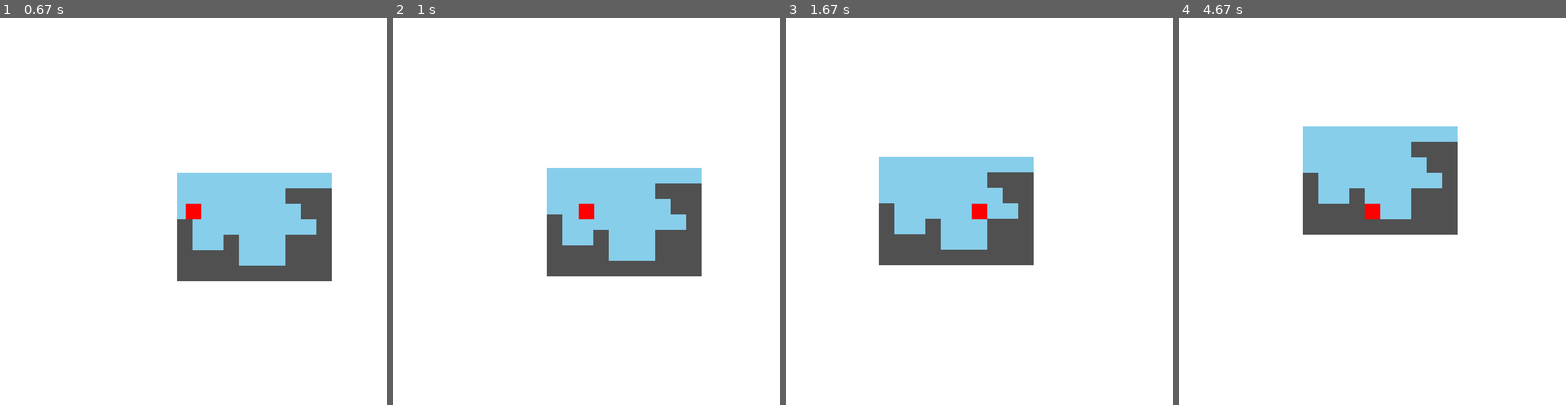
Above: before the commit, frames 1-4 (left to right).
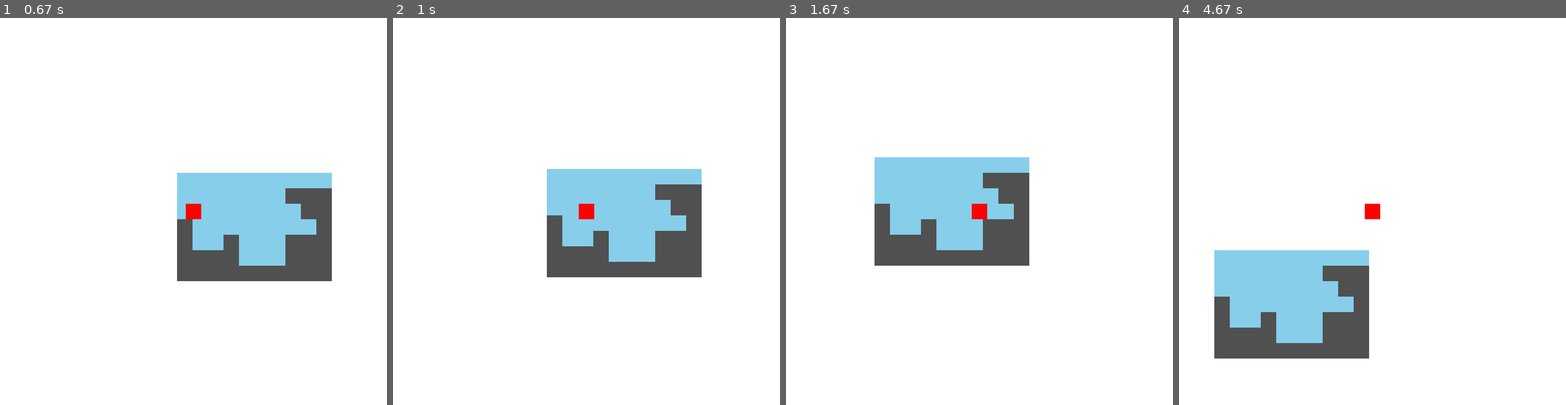
Above: after the commit, the same moments.

Repository: hchap1/pygame_tilemap_engine
Game: pygame game, started from platformer.py
The game is run twice, just before and just after one commit, with the same random seed, the same clock (stepped at 60 frames per second) and the same inputs.
Inputs:
- Up to frame 1 (0.67 s): hold D from 0.33 s (still down)
- Up to frame 2 (1 s): release D at 0.8 s; hold D from 0.83 s (still down)
- Up to frame 3 (1.67 s): release D at 1.3 s; hold A from 1.33 s (still down)
- Up to frame 4 (4.67 s): release A at 1.87 s; hold A 1.9-2.3 s; hold D 2.33-2.97 s; tap Space at 3, 3.4, 3.7, 3.9, 4.2, 4.4 s; hold A 3.33-3.8 s; hold D 3.83-4.3 s; hold A from 4.33 s (still down)

Frame 1 is identical in both runs. In frame 2, 0.3% of the frame differs, in the area x 39-80%, y 38-67%; in frame 3, 1.2%; in frame 4, 22%, in the area x 9-72%, y 28-88%.

Commit message:
feat: adjusted collisions to use rounding

Diff:
--- a/platformer.py
+++ b/platformer.py
@@ -60,15 +60,21 @@
     xv *= F ** dt
 
     # Collisions
-    left_x = math.ceil(x - 1)
-    right_x = math.floor(x + 1)
-    left_x_clearance = math.ceil(x - 0.95)
-    right_x_clearance = math.floor(x + 0.95)
-    top_y = math.floor(y + 0.9)
-    mid_y = math.ceil(y - 0.1)
-    head_y = math.ceil(y - 1)
-    bottom_y = math.ceil(y)
+    left_x = round(x - 0.5)
+    right_x = round(x + 0.5)
+    left_x_clearance = round(x - 0.5)
+    right_x_clearance = round(x + 0.5)
+    top_y = round(y + 0.95)
+    mid_y = round(y - 0.1)
+    head_y = round(y - 1)
+    bottom_y = round(y + 0.5)
 
+    # Floor Collisions
+    if (grid[bottom_y][left_x_clearance] != 0 or grid[bottom_y][right_x_clearance] != 0) and yv > 0:
+        if try_to_jump: yv = -JUMP
+        else: yv = 0
+        y = bottom_y - 1
+    """
     if (grid[mid_y][left_x] != 0 or grid[top_y][left_x] != 0) and xv < 0:
         x = left_x + 1
         xv = 0
@@ -77,17 +83,11 @@
         x = right_x - 1
         xv = 0
 
-    # Floor Collisions
-    if (grid[bottom_y][left_x_clearance] != 0 or grid[bottom_y][right_x_clearance] != 0) and yv > 0:
-        if try_to_jump: yv = -JUMP
-        else: yv = 0
-        y = bottom_y - 1
-
     # Ceiling Collisions
     if (grid[head_y][left_x_clearance] != 0 or grid[head_y][right_x_clearance]) and yv < 0:
         yv = 0
         y = head_y + 1
-
+    """
     # Rendering
     screen.fill((255, 255, 255))
 
